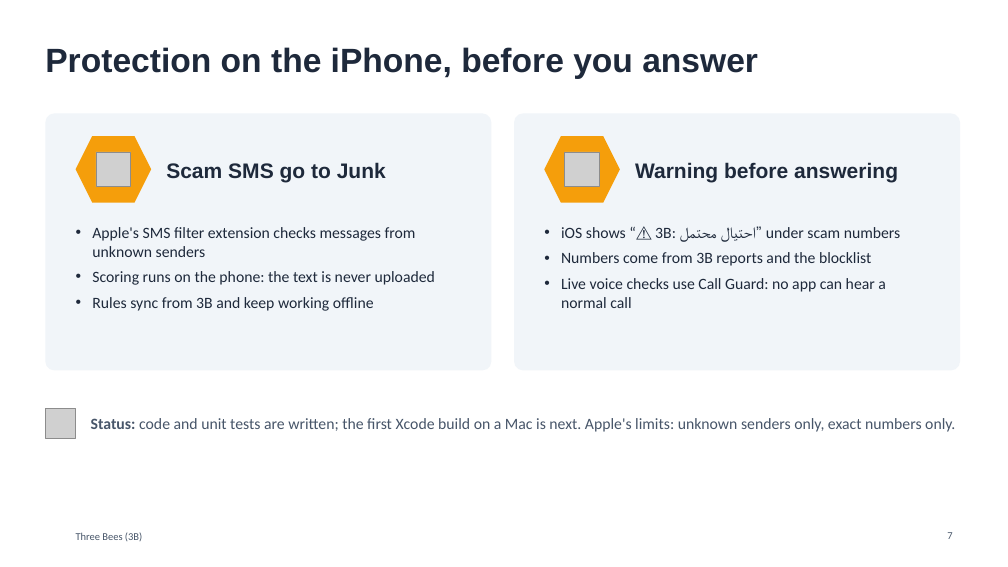
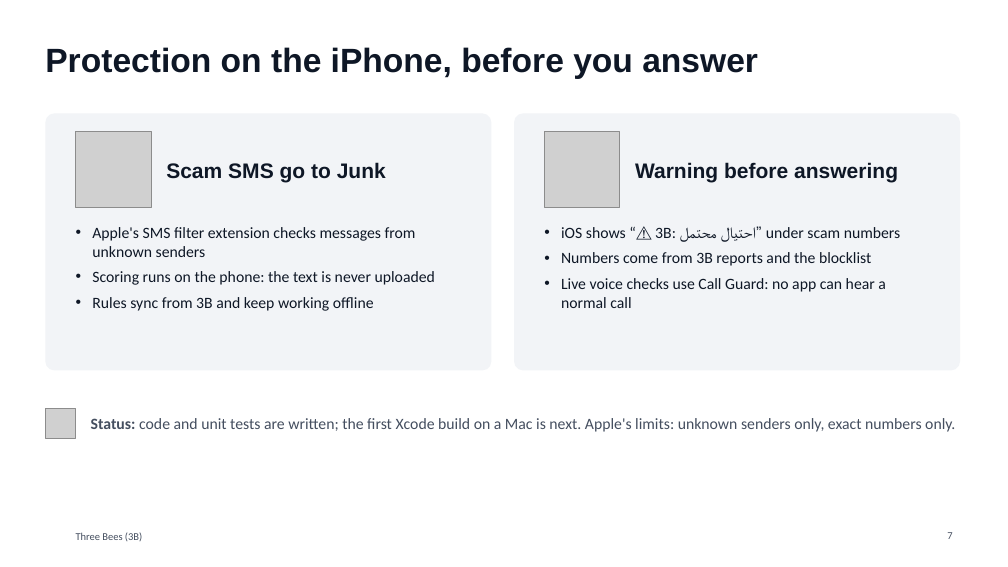
Before and after one commit to Mezx-1/three-bees, a slide deck: slide 7 of docs/presentation/ThreeBees_3B.pptx. Drawn at 1008x567 pixels with LibreOffice and Linux fonts; fonts in the diff are those of the drawing; grey boxes stand for pictures; background and template pictures are left out. Boxes give left, top, right and bottom in pixels: in the first picture for what was removed or moved away, otherwise in the second. Text is boxed around its words. In the diff, an @@ line names an element or a change of style, - is before the commit and + after.

```diff
--- a/docs/presentation/ThreeBees_3B.pptx
+++ b/docs/presentation/ThreeBees_3B.pptx
@@ rounded rectangle at box(45, 113, 492, 371): fill #F1F5F9 to #F2F4F7 @@
@@ rounded rectangle at box(514, 113, 960, 371): fill #F1F5F9 to #F2F4F7 @@
@@ hexagon removed at box(76, 136, 151, 203) @@
@@ picture added at box(76, 132, 151, 207) @@
@@ hexagon removed at box(544, 136, 620, 203) @@
@@ picture added at box(544, 132, 620, 207) @@
@@ picture removed at box(96, 152, 131, 187) @@
@@ picture removed at box(565, 152, 600, 187) @@
@@ text colour #1E293B to #0E1726 in 5 elements at box(45, 47, 758, 79), box(166, 162, 386, 182), box(92, 227, 435, 311), box(635, 162, 898, 182), box(561, 226, 901, 308) @@
```
Also in this commit, not shown: 12 other slides changed, 3 other files.
